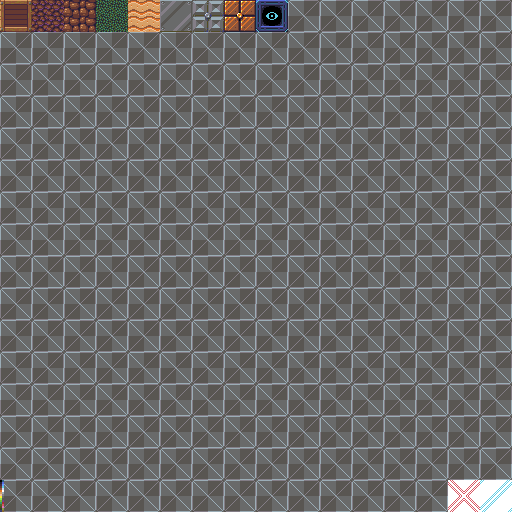
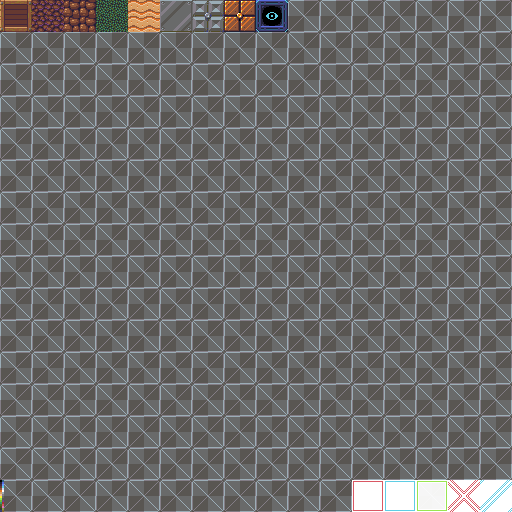
Layer changes from the first 512x512 image to the second:
renamed "Layer 1" to "Util1", painted on it over <box>352,480,448,512</box>
